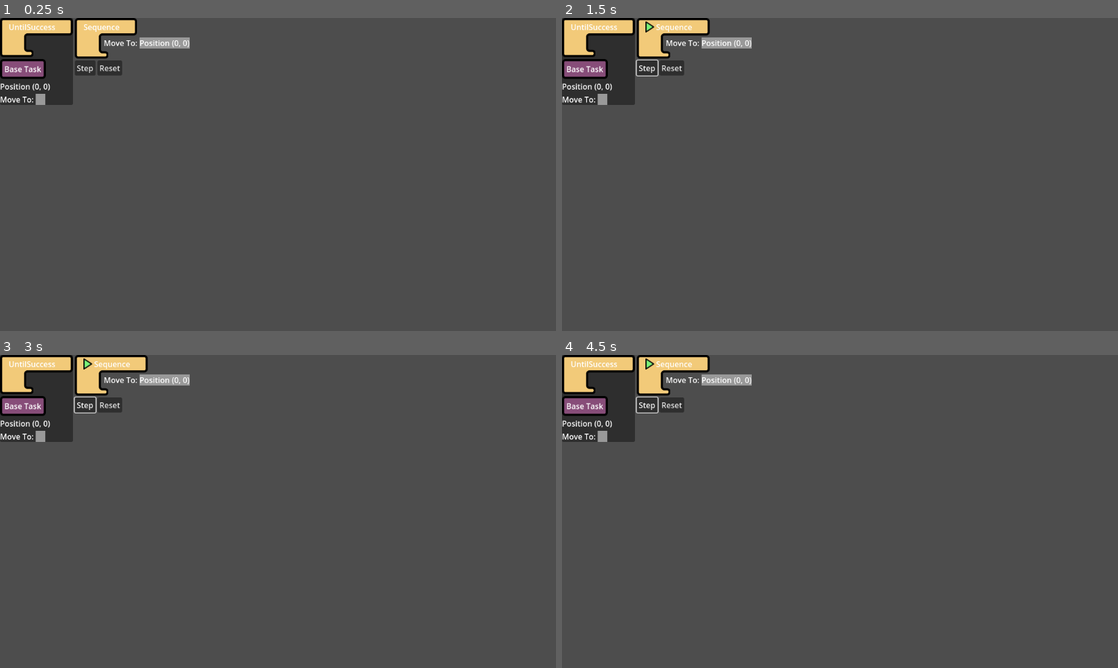
Above: before the commit, frames 1-4 (two rows, left to right).
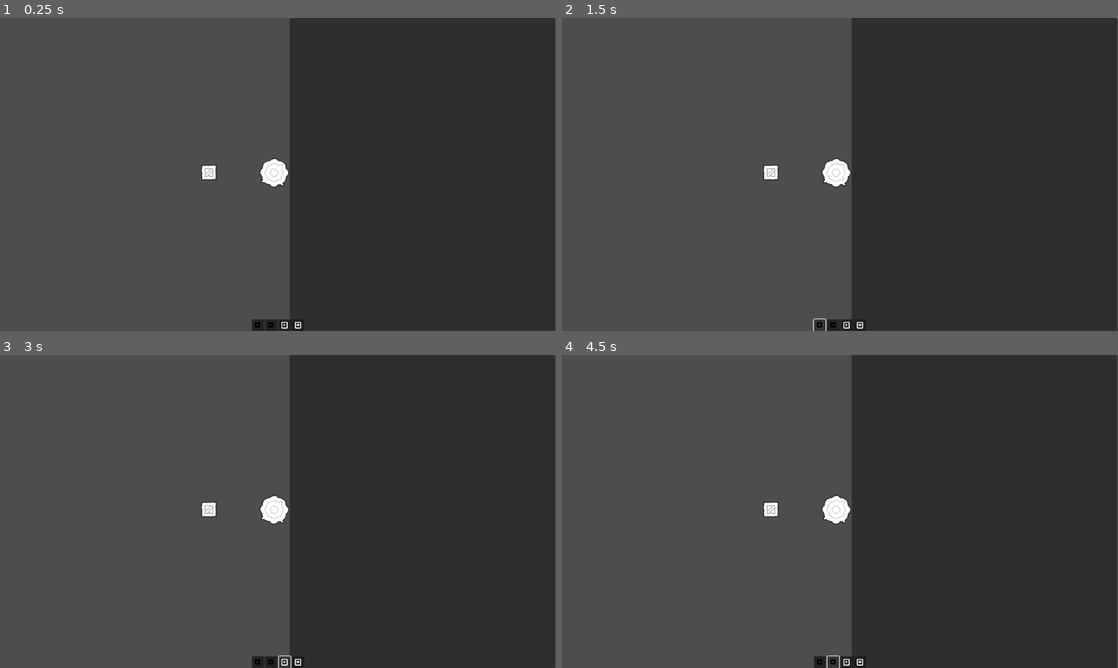
Above: after the commit, the same moments.

Repository: tefla/SpecialCirumstances
Game: Godot game, scene res://Game.tscn
Same seed, same stepped clock (60 frames per second), same inputs: the game is played once before the commit and once after it. Before the commit the project starts from res://Tasks/TaskTest.tscn.
Inputs (mouse positions are in pixels of both pictures, inside the frame that each line leads up to):
- Up to frame 1 (0.25 s): no input
- Up to frame 2 (1.5 s): click (645, 68) at 0.5 s, where only the run before the commit has a clickable "Step"; click (817, 324) at 1.27 s
- Up to frame 3 (3 s): click (255, 661) at 2.02 s; click (283, 661) at 2.77 s
- Up to frame 4 (4.5 s): click (845, 661) at 3.52 s; click (834, 661) at 4.27 s

The runs differ from the first frame. In frame 1, 54% of the frame differs, in the area x 0-100%, y 0-100%; in frame 2, 54%; in frame 3, 54%; in frame 4, 54%.

Commit message:
refactor

Diff:
--- a/Tasks/Blocks/BlockStatement.tscn
+++ b/Tasks/Blocks/BlockStatement.tscn
@@ -67,7 +67,7 @@
 theme_override_constants/separation = 2
 
 [node name="FooterContainer" type="PanelContainer" parent="."]
-custom_minimum_size = Vector2(50, 0)
+custom_minimum_size = Vector2(110, 32)
 layout_mode = 2
 size_flags_horizontal = 0
 theme_override_styles/panel = ExtResource("5_ijia5")
--- a/Tasks/Task.gd
+++ b/Tasks/Task.gd
@@ -12,9 +12,7 @@
 var result_type: ResultType = ResultType.NONE
 signal removed(task: Task)
 
-#region Children
 @export var children: Array[Task] = []
-#endregion
 
 
 # States
--- a/Tasks/TaskTest.tscn
+++ b/Tasks/TaskTest.tscn
@@ -6,19 +6,20 @@
 [ext_resource type="Script" path="res://Tasks/Blocks/BlocksToolkit.gd" id="3_46byr"]
 [ext_resource type="Script" path="res://Tasks/UntilSuccess.gd" id="4_kt07q"]
 [ext_resource type="Script" path="res://Tasks/LeafTasks/Position/PositionTask.gd" id="5_8x5kp"]
-[ext_resource type="Script" path="res://Tasks/LeafTasks/MoveTo/MoveToTask.gd" id="6_h5iij"]
+[ext_resource type="Script" path="res://Unit/Components/Motor/MoveTo/MoveToTask.gd" id="6_h5iij"]
+[ext_resource type="Script" path="res://Unit/Components/Scanner/ScanFor/ScanForTask.gd" id="8_ouol0"]
 
-[sub_resource type="Resource" id="Resource_spxrn"]
-script = ExtResource("5_8x5kp")
+[sub_resource type="Resource" id="Resource_p5bop"]
+script = ExtResource("8_ouol0")
 children = Array[ExtResource("2_o3aat")]([])
 
-[sub_resource type="Resource" id="Resource_u0jg8"]
+[sub_resource type="Resource" id="Resource_cd4qj"]
 script = ExtResource("6_h5iij")
-children = Array[ExtResource("2_o3aat")]([SubResource("Resource_spxrn")])
+children = Array[ExtResource("2_o3aat")]([SubResource("Resource_p5bop")])
 
-[sub_resource type="Resource" id="Resource_1ibxq"]
+[sub_resource type="Resource" id="Resource_ig1hb"]
 script = ExtResource("3_7lea6")
-children = Array[ExtResource("2_o3aat")]([SubResource("Resource_u0jg8")])
+children = Array[ExtResource("2_o3aat")]([SubResource("Resource_cd4qj")])
 
 [sub_resource type="Resource" id="Resource_wtgrb"]
 script = ExtResource("4_kt07q")
@@ -36,9 +37,13 @@
 script = ExtResource("6_h5iij")
 children = Array[ExtResource("2_o3aat")]([])
 
+[sub_resource type="Resource" id="Resource_bypdh"]
+script = ExtResource("8_ouol0")
+children = Array[ExtResource("2_o3aat")]([])
+
 [node name="TaskTest" type="Node2D"]
 script = ExtResource("1_t3p00")
-task = SubResource("Resource_1ibxq")
+task = SubResource("Resource_ig1hb")
 
 [node name="HBoxContainer" type="HBoxContainer" parent="."]
 offset_right = 40.0
@@ -50,7 +55,7 @@
 [node name="Toolkit" type="VBoxContainer" parent="HBoxContainer/PanelContainer"]
 layout_mode = 2
 script = ExtResource("3_46byr")
-tasks = Array[ExtResource("2_o3aat")]([SubResource("Resource_wtgrb"), SubResource("Resource_74ocf"), SubResource("Resource_8566j"), SubResource("Resource_r5mxl")])
+tasks = Array[ExtResource("2_o3aat")]([SubResource("Resource_wtgrb"), SubResource("Resource_74ocf"), SubResource("Resource_8566j"), SubResource("Resource_r5mxl"), SubResource("Resource_bypdh")])
 
 [node name="VBoxContainer" type="VBoxContainer" parent="HBoxContainer"]
 layout_mode = 2
--- a/Unit/CPUComponent.gd
+++ /dev/null
@@ -1,2 +0,0 @@
-extends Component
-class_name CPUComponent
--- a/Unit/Component.gd
+++ b/Unit/Component.gd
@@ -4,12 +4,14 @@
 enum ComponentFeatures {
 	NONE = 0,
 	UI_PROVIDER = 1 << 0,
-	BLOCK_PROVIDER = 1 << 1
+	TASK_PROVIDER = 1 << 1
 }
 var features: ComponentFeatures = ComponentFeatures.NONE
-
+var tasks: Array[Task] = []
 
 func get_ui():
 	pass
-func get_blocks():
-	pass
+
+
+func get_tasks() -> Array[Task]:
+	return tasks
--- /dev/null
+++ b/Unit/Components/CPU/CPUComponent.gd
@@ -0,0 +1,6 @@
+extends Component
+class_name CPUComponent
+
+func _init() -> void:
+	features = ComponentFeatures.TASK_PROVIDER
+	tasks = [Sequence.new()]
--- a/Unit/MemoryComponent.gd
+++ b/Unit/Components/Memory/MemoryComponent.gd
@@ -1,10 +1,10 @@
 extends Component
 class_name MemoryComponent
-var _ui: PackedScene = preload("res://Tasks/Editor/ProgramEditor.tscn")
+var _ui: PackedScene = preload("MemoryUI.tscn")
 var ui
 func _init() -> void:
 	features = ComponentFeatures.UI_PROVIDER
 	ui = _ui.instantiate()
 
-func get_ui():
+func get_ui() -> MemoryUI:
 	return ui
--- /dev/null
+++ b/Unit/Components/Memory/MemoryUI.gd
@@ -0,0 +1,3 @@
+extends VBoxContainer
+class_name MemoryUI
+@onready var palette = %Palette
--- /dev/null
+++ b/Unit/Components/Memory/MemoryUI.tscn
@@ -0,0 +1,15 @@
+[gd_scene load_steps=2 format=3 uid="uid://c8al27qjqdg7s"]
+
+[ext_resource type="Script" path="res://Unit/Components/Memory/MemoryUI.gd" id="1_5jxcf"]
+
+[node name="MemoryUI" type="VBoxContainer"]
+offset_right = 40.0
+offset_bottom = 40.0
+script = ExtResource("1_5jxcf")
+
+[node name="HBoxContainer" type="HBoxContainer" parent="."]
+layout_mode = 2
+
+[node name="Palette" type="VBoxContainer" parent="HBoxContainer"]
+unique_name_in_owner = true
+layout_mode = 2
--- /dev/null
+++ b/Unit/Components/Motor/MotorComponent.gd
@@ -0,0 +1,7 @@
+extends Component
+class_name MotorComponent
+
+
+func _init() -> void:
+	features = ComponentFeatures.TASK_PROVIDER
+	tasks = [MoveToTask.new()]
--- a/Tasks/LeafTasks/MoveTo/MoveToBlock.tscn
+++ b/Unit/Components/Motor/MoveTo/MoveToBlock.tscn
@@ -1,6 +1,7 @@
-[gd_scene load_steps=5 format=3 uid="uid://ckkbq818ce10f"]
+[gd_scene load_steps=6 format=3 uid="uid://ckkbq818ce10f"]
 
-[ext_resource type="Script" path="res://Tasks/LeafTasks/MoveTo/MoveToBlock.gd" id="1_swrdt"]
+[ext_resource type="StyleBox" uid="uid://uxq4c8d8dwmm" path="res://Tasks/Blocks/function.tres" id="1_nuvm3"]
+[ext_resource type="Script" path="res://Unit/Components/Motor/MoveTo/MoveToBlock.gd" id="1_swrdt"]
 [ext_resource type="Texture2D" uid="uid://dftc434hupcc1" path="res://Assets/path316-7.png" id="2_jbxkc"]
 
 [sub_resource type="StyleBoxTexture" id="StyleBoxTexture_jp5lj"]
@@ -8,10 +9,17 @@
 
 [sub_resource type="StyleBoxFlat" id="StyleBoxFlat_j7xrf"]
 
-[node name="MoveToTask" type="HBoxContainer"]
+[node name="PanelContainer" type="PanelContainer"]
+offset_left = 29.0
+offset_right = 29.0
+offset_bottom = 23.0
+theme_override_styles/panel = ExtResource("1_nuvm3")
 script = ExtResource("1_swrdt")
 
-[node name="Status" type="PanelContainer" parent="."]
+[node name="MoveToTask" type="HBoxContainer" parent="."]
+layout_mode = 2
+
+[node name="Status" type="PanelContainer" parent="MoveToTask"]
 unique_name_in_owner = true
 visible = false
 custom_minimum_size = Vector2(18, 0)
@@ -19,12 +27,12 @@
 size_flags_horizontal = 0
 theme_override_styles/panel = SubResource("StyleBoxTexture_jp5lj")
 
-[node name="Name" type="Label" parent="."]
+[node name="Name" type="Label" parent="MoveToTask"]
 unique_name_in_owner = true
 layout_mode = 2
 mouse_filter = 1
 
-[node name="Value" type="PanelContainer" parent="."]
+[node name="Value" type="PanelContainer" parent="MoveToTask"]
 unique_name_in_owner = true
 custom_minimum_size = Vector2(20, 20)
 layout_mode = 2
--- /dev/null
+++ b/Unit/Components/Scanner/ScanFor/ScanForBlock.gd
@@ -0,0 +1,17 @@
+@tool
+extends BaseBlock
+class_name ScanForBlock
+
+
+
+func set_task(task: Task):
+	_task = task
+	%Name.text = _task.name
+
+
+func _process(delta: float) -> void:
+	if _task:
+		%Status.visible = _task.status == Task.RUNNING
+
+func _can_drop_data(at_position: Vector2, data: Variant) -> bool:
+	return  data is Task and data.result_type == Task.ResultType.POSITION
--- /dev/null
+++ b/Unit/Components/Scanner/ScanFor/ScanForBlock.tscn
@@ -0,0 +1,31 @@
+[gd_scene load_steps=5 format=3 uid="uid://bv7xnyyae50uw"]
+
+[ext_resource type="Script" path="res://Unit/Components/Scanner/ScanFor/ScanForBlock.gd" id="1_ldws1"]
+[ext_resource type="StyleBox" uid="uid://uxq4c8d8dwmm" path="res://Tasks/Blocks/function.tres" id="1_nq5on"]
+[ext_resource type="Texture2D" uid="uid://dftc434hupcc1" path="res://Assets/path316-7.png" id="2_x74hs"]
+
+[sub_resource type="StyleBoxTexture" id="StyleBoxTexture_jp5lj"]
+texture = ExtResource("2_x74hs")
+
+[node name="ScanForBlock" type="PanelContainer"]
+offset_left = 5.0
+offset_right = 5.0
+offset_bottom = 23.0
+theme_override_styles/panel = ExtResource("1_nq5on")
+script = ExtResource("1_ldws1")
+
+[node name="HBox" type="HBoxContainer" parent="."]
+layout_mode = 2
+
+[node name="Status" type="PanelContainer" parent="HBox"]
+unique_name_in_owner = true
+visible = false
+custom_minimum_size = Vector2(18, 0)
+layout_mode = 2
+size_flags_horizontal = 0
+theme_override_styles/panel = SubResource("StyleBoxTexture_jp5lj")
+
+[node name="Name" type="Label" parent="HBox"]
+unique_name_in_owner = true
+layout_mode = 2
+mouse_filter = 1
--- /dev/null
+++ b/Unit/Components/Scanner/ScanFor/ScanForTask.gd
@@ -0,0 +1,29 @@
+extends Task
+class_name ScanForTask
+
+func add_child(task: Task):
+	task.removed.connect(remove_child)
+
+	children.clear()
+	children.append(task)
+
+func _init() -> void:
+	name = "Scan For: Tree"
+	block = preload("ScanForBlock.tscn")
+	result_type = ResultType.POSITION
+
+func get_block():
+	var _block = super.get_block()
+	# Attach listeners
+	return _block
+
+func run():
+	if status == FRESH:
+		running()
+	else:
+		success()
+func child_success():
+	# Get value from child
+	var child = children[0]
+	print("Got Pos", child._value)
+	success()
--- /dev/null
+++ b/Unit/Components/Scanner/ScannerComponent.gd
@@ -0,0 +1,6 @@
+extends Component
+class_name ScannerComponent
+
+func _init() -> void:
+	features = ComponentFeatures.TASK_PROVIDER
+	tasks = [ScanForTask.new()]
--- /dev/null
+++ b/Unit/Entity.gd
@@ -0,0 +1,26 @@
+extends Node2D
+class_name Entity
+
+@export var components: Array[Component] = []
+
+func get_component(componentType):
+	for comp in components:
+		if is_instance_of(comp, componentType):
+			return comp
+
+func populate_task_palette():
+	var tasks = []
+	for comp in components:
+		if comp.features & Component.ComponentFeatures.TASK_PROVIDER:
+			print("Generate TASK_PROVIDER for: %s" % [comp.get_class()])
+			for task in comp.get_tasks():
+				tasks.append(task)
+
+	var memComp = get_component(MemoryComponent)
+	var palette = memComp.get_ui().palette
+	for child in palette.get_children():
+		palette.remove_child(child)
+	for task in tasks:
+		var block = task.get_block()
+		block.is_template = true
+		palette.add_child(block)
--- a/Unit/MotorComponent.gd
+++ /dev/null
@@ -1,9 +0,0 @@
-extends Component
-class_name MotorComponent
-
-
-func _init() -> void:
-	features = ComponentFeatures.BLOCK_PROVIDER
-
-func get_blocks():
-	return ["Move To"]
--- a/Unit/ScannerComponent.gd
+++ /dev/null
@@ -1,8 +0,0 @@
-extends Component
-class_name ScannerComponent
-
-func _init() -> void:
-	features = ComponentFeatures.BLOCK_PROVIDER
-
-func get_blocks():
-	return ["Scan For Nearest", "Scan for Furthest"]
--- a/Unit/UI/info_panel.gd
+++ b/Unit/UI/info_panel.gd
@@ -20,4 +20,4 @@
 		var panels = unit.generate_panels()
 		for panel in panels:
 			%List.add_child(panel)
-		unit.populate_block_palette()
+		unit.populate_task_palette()
--- a/Unit/Unit.gd
+++ b/Unit/Unit.gd
@@ -1,4 +1,4 @@
-extends CharacterBody2D
+extends Entity
 class_name Unit
 
 var selected: bool = false
@@ -8,7 +8,6 @@
 #
 #var is_inside = false
 #
-@export var components: Array[Component] = []
 ## var components: Array[BaseComponent] = []
 #
 #var panels = []
@@ -81,24 +80,3 @@
 			print("Generate UI for: %s" % [comp.get_class()])
 			panels.append(comp.get_ui())
 	return panels
-func populate_block_palette():
-	var blocks = []
-	for comp in components:
-		if comp.features & Component.ComponentFeatures.BLOCK_PROVIDER:
-			print("Generate BLOCK_PROVIDER for: %s" % [comp.get_class()])
-			for block in comp.get_blocks():
-				blocks.append(block)
-
-	var memComp = get_component(MemoryComponent)
-	var palette = memComp.get_ui().palette
-	for child in palette.get_children():
-		palette.remove_child(child)
-	for block in blocks:
-		var l = Label.new()
-		l.text = block
-		palette.add_child(l)
-
-func get_component(componentType):
-	for comp in components:
-		if is_instance_of(comp, componentType):
-			return comp
--- a/Unit/Unit.tscn
+++ b/Unit/Unit.tscn
@@ -1,7 +1,24 @@
-[gd_scene load_steps=4 format=3 uid="uid://cy30xxeibl4ms"]
+[gd_scene load_steps=13 format=3 uid="uid://cy30xxeibl4ms"]
 
 [ext_resource type="Texture2D" uid="uid://baancq43r3ffy" path="res://Map/Player.tres" id="1_pb0xj"]
 [ext_resource type="Script" path="res://Unit/Unit.gd" id="1_x564y"]
+[ext_resource type="Script" path="res://Unit/Component.gd" id="2_76jak"]
+[ext_resource type="Script" path="res://Unit/Components/CPU/CPUComponent.gd" id="3_rcme6"]
+[ext_resource type="Script" path="res://Unit/Components/Memory/MemoryComponent.gd" id="4_7ygos"]
+[ext_resource type="Script" path="res://Unit/Components/Motor/MotorComponent.gd" id="5_f1sju"]
+[ext_resource type="Script" path="res://Unit/Components/Scanner/ScannerComponent.gd" id="6_iwsq8"]
+
+[sub_resource type="Resource" id="Resource_jbu6o"]
+script = ExtResource("3_rcme6")
+
+[sub_resource type="Resource" id="Resource_d0c0h"]
+script = ExtResource("4_7ygos")
+
+[sub_resource type="Resource" id="Resource_shpla"]
+script = ExtResource("5_f1sju")
+
+[sub_resource type="Resource" id="Resource_3uobu"]
+script = ExtResource("6_iwsq8")
 
 [sub_resource type="RectangleShape2D" id="RectangleShape2D_e6uul"]
 size = Vector2(28, 28)
@@ -12,6 +29,7 @@
 input_pickable = true
 motion_mode = 1
 script = ExtResource("1_x564y")
+components = Array[ExtResource("2_76jak")]([SubResource("Resource_jbu6o"), SubResource("Resource_d0c0h"), SubResource("Resource_shpla"), SubResource("Resource_3uobu")])
 
 [node name="Polygon2D" type="Polygon2D" parent="."]
 visible = false
--- a/project.godot
+++ b/project.godot
@@ -11,7 +11,7 @@
 [application]
 
 config/name="Special Circumstances"
-run/main_scene="res://Tasks/TaskTest.tscn"
+run/main_scene="res://Game.tscn"
 config/features=PackedStringArray("4.3", "Forward Plus")
 config/icon="res://Assets/icon.svg"
 
Not shown: 1 places in Tasks/TaskTest.tscn that only renumber resources
Renamed: Tasks/LeafTasks/MoveTo/MoveToBlock.gd -> Unit/Components/Motor/MoveTo/MoveToBlock.gd
Renamed: Tasks/LeafTasks/MoveTo/MoveToTask.gd -> Unit/Components/Motor/MoveTo/MoveToTask.gd
